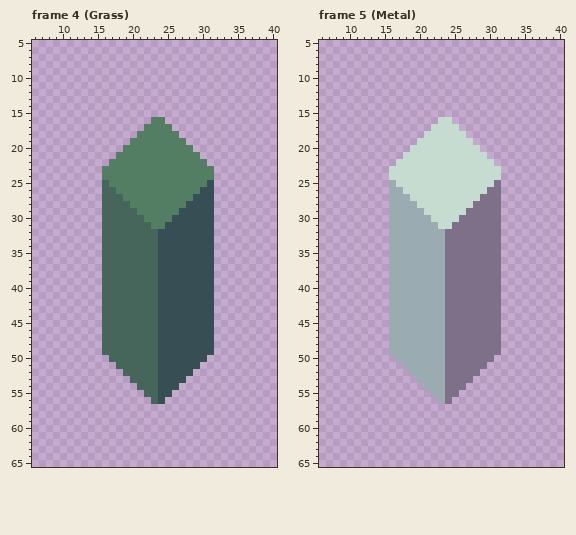
Two states of a pixel-art file, resources/asesprite/blocks/nodes.aseprite. The picture above was drawn from the file before the commit.
48x72 pixels, 10 frames. Shown: frame 4 (Grass): x 6..40, y 5..65; frame 5 (Metal): x 6..40, y 5..65. The commit also changed other frames, which this record leaves out.
The same view after the edit:
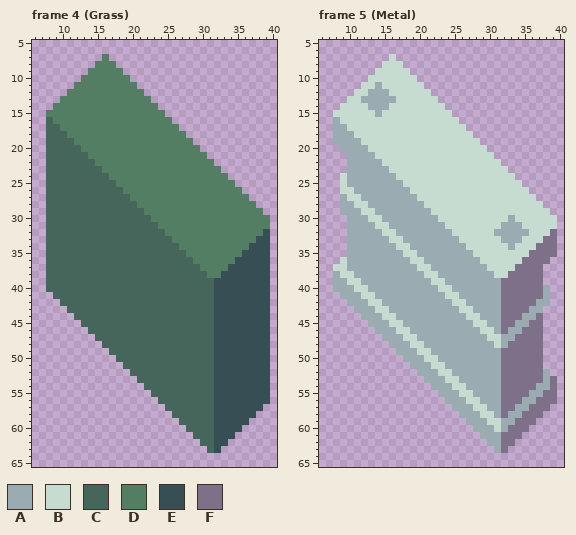
Palette (. is transparent): A #9babb2  B #c7dcd0  C #46665c  D #547e64  E #374e54  F #7f708a
What changed:
layer "column" now hidden
layer "windows/window east west" added
Changed rows in their new state; - is an unchanged pixel.
Frame 4 (Grass):
first column x 8:
 7 --------D-----------------------
 8 -------DDD----------------------
 9 ------DDDDD---------------------
10 -----DDDDDDD--------------------
11 ----DDDDDDDDD-------------------
12 ---DDDDDDDDDDD------------------
13 --DDDDDDDDDDDDD-----------------
14 -DDDDDDDDDDDDDDD----------------
15 DDDDDDDDDDDDDDDDD---------------
16 CDDDDDDDDDDDDDD--D--------------
17 CCDDDDDDDDDDDD----D-------------
18 CCCDDDDDDDDDD------D------------
19 CCCCDDDDDDDD--------D-----------
20 CCCCCDDDDDD----------D----------
21 CCCCCCDDDD------------D---------
22 CCCCCCCDD--------------D--------
23 CCCCCCCC----------------D-------
24 CCCCCCCCC---------------DD------
25 CCCCCCCC-C-------------DDDD-----
26 CCCCCCCC--C-----------DDDDDD----
27 CCCCCCCC---C---------DDDDDDDD---
28 CCCCCCCC----C-------DDDDDDDDDD--
29 CCCCCCCC-----C-----DDDDDDDDDDDD-
30 CCCCCCCC------C---DDDDDDDDDDDDDD
31 CCCCCCCC-------C-DDDDDDDDDDDDDDD
32 CCCCCCCC--------CDDDDDDDDDDDDDDE
33 CCCCCCCC--------CCDDDDDDDDDDDDEE
34 CCCCCCCC--------CCCDDDDDDDDDDEEE
35 CCCCCCCC--------CCCCDDDDDDDDEEEE
36 CCCCCCCC--------CCCCCDDDDDDEEEEE
37 CCCCCCCC--------CCCCCCDDDDEEEEEE
38 CCCCCCCC--------CCCCCCCDDEEEEEEE
39 CCCCCCCC--------CCCCCCCCEEEEEEEE
40 CCCCCCCC--------CCCCCCCCEEEEEEEE
41 -CCCCCCC--------CCCCCCCCEEEEEEEE
42 --CCCCCC--------CCCCCCCCEEEEEEEE
43 ---CCCCC--------CCCCCCCCEEEEEEEE
44 ----CCCC--------CCCCCCCCEEEEEEEE
45 -----CCC--------CCCCCCCCEEEEEEEE
46 ------CC--------CCCCCCCCEEEEEEEE
47 -------C--------CCCCCCCCEEEEEEEE
48 ----------------CCCCCCCCEEEEEEEE
49 --------.-------CCCCCCCCEEEEEEEE
50 ---------.------CCCCCCCCEEEEEEEE
51 ----------.-----CCCCCCCCEEEEEEEE
52 -----------.----CCCCCCCCEEEEEEEE
53 ------------.---CCCCCCCCEEEEEEEE
54 -------------.--CCCCCCCCEEEEEEEE
55 --------------.-CCCCCCCCEEEEEEEE
56 ---------------.CCCCCCCCEEEEEEEE
57 -----------------CCCCCCCEEEEEEE-
58 ------------------CCCCCCEEEEEE--
59 -------------------CCCCCEEEEE---
60 --------------------CCCCEEEE----
61 ---------------------CCCEEE-----
62 ----------------------CCEE------
63 -----------------------CE-------
Frame 5 (Metal):
first column x 8:
 7 --------B-----------------------
 8 -------BBB----------------------
 9 ------BBBBB---------------------
10 -----BBBBBBB--------------------
11 ----BBABBBBBB-------------------
12 ---BBAAABBBBBB------------------
13 --BBAAAAABBBBBB-----------------
14 -BBBBAAABBBBBBBB----------------
15 BBBBBBABBBBBBBBBB---------------
16 ABBBBBBBBBBBBBB--B--------------
17 AABBBBBBBBBBBB----B-------------
18 AAABBBBBBBBBB------B------------
19 AAAABBBBBBBB--------B-----------
20 -AAAABBBBBB----------B----------
21 --AAAABBBB------------B---------
22 --AAAAABB--------------B--------
23 --AAAAAA----------------B-------
24 -BAAAAAAA---------------BB------
25 -BAAAAAA-A-------------BBBB-----
26 -BBAAAAA--A-----------BBBBBB----
27 -ABBAAAA---A---------BBBBBBBB---
28 -AABBAAA----A-------BBBBBBBBBB--
29 -AAABBAA-----A-----BBBBBBBBBBBB-
30 --AAABBA------A---BBBBBBBABBBBBB
31 --AAAABB-------A-BBBBBBBAAABBBBB
32 --AAAAABB-------ABBBBBBAAAAABBBF
33 --AAAAAABB------AABBBBBBAAABBBFF
34 --AAAAAA-BB-----AAABBBBBBABBBFFF
35 --AAAAAA--BB----AAAABBBBBBBBFFFF
36 -BAAAAAA---BB---AAAAABBBBBBFFFF-
37 BBAAAAAA----BB--AAAAAABBBBFFFF--
38 ABBAAAAA-----BB-AAAAAAABBFFFFF--
39 AABBAAAA------BBAAAAAAAAFFFFFF--
40 AAABBAAA-------BBAAAAAAAFFFFFFA-
41 -AAABBAA--------BBAAAAAAFFFFFFA-
42 --AAABBA--------ABBAAAAAFFFFFAA-
43 ---AAABB--------AABBAAAAFFFFAA--
44 ----AAABB-------AAABBAAAFFFAAF--
45 -----AAABB------AAAABBAAFFAAFF--
46 ------AA-BB-----AAAAABBAFAAFFF--
47 -------A--BB----AAAAAABBAAFFFF--
48 -----------BB---AAAAAAABAFFFFF--
49 --------.---BB--AAAAAAAAFFFFFF--
50 ---------.---BB-AAAAAAAAFFFFFF--
51 ----------.---BBAAAAAAAAFFFFFF--
52 -----------.---BBAAAAAAAFFFFFFA-
53 ------------.---BBAAAAAAFFFFFFAF
54 -------------.--ABBAAAAAFFFFFAAF
55 --------------.-AABBAAAAFFFFAAFF
56 ---------------.AAABBAAAFFFAAFFF
57 -----------------AAABBAAFFAAFFF-
58 ------------------AAABBAFAAFFF--
59 -------------------AAABBAAFFF---
60 --------------------AAABAFFF----
61 ---------------------AAAFFF-----
62 ----------------------AAFF------
63 -----------------------AF-------
Changed places in both pictures, as pixel boxes (x1, y1, x2, y2):
changed: (46, 54, 270, 453)
changed: (333, 54, 557, 453)
